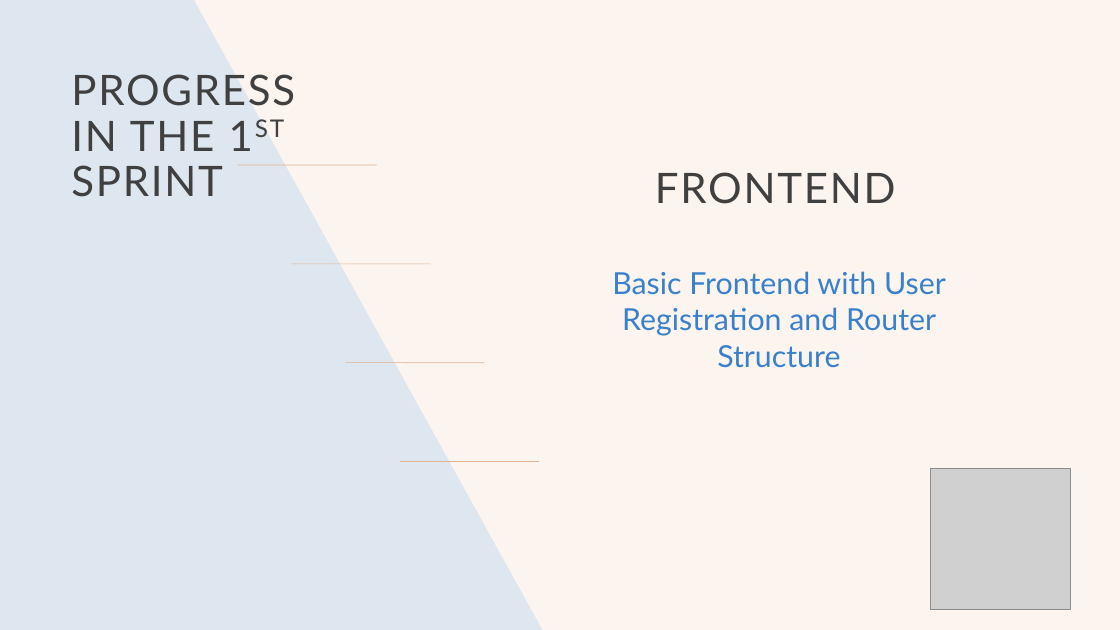
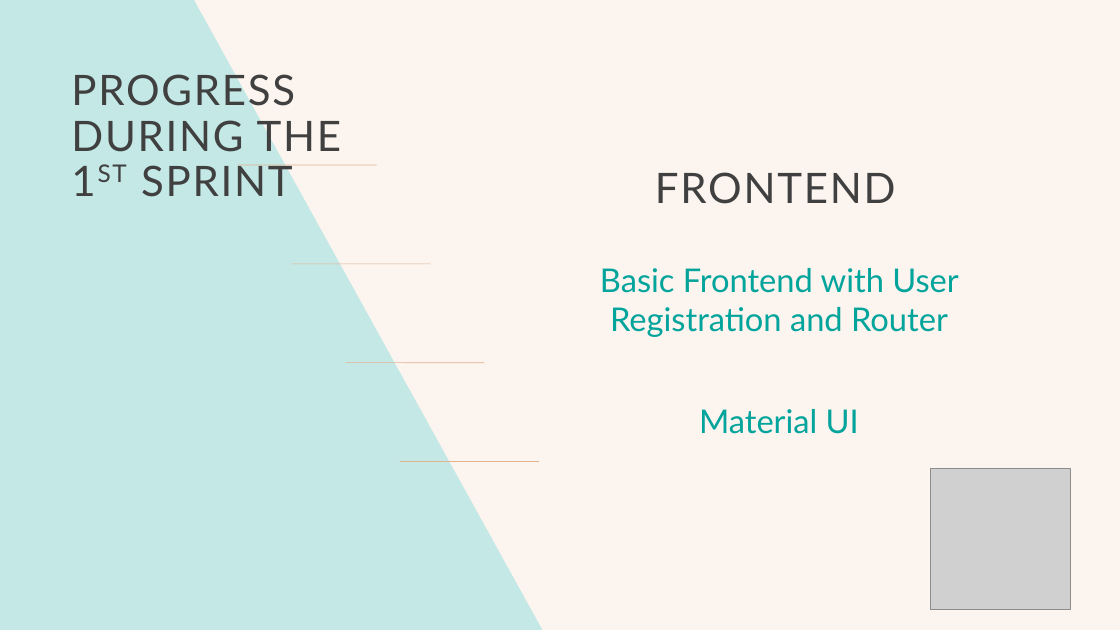
Before and after one commit to lillitaz/codennectApp, a slide deck: slide 4 of codennectPP.odp. Drawn at 1120x630 pixels with LibreOffice and Linux fonts; fonts in the diff are those of the drawing; grey boxes stand for pictures. Boxes give left, top, right and bottom in pixels: in the first picture for what was removed or moved away, otherwise in the second. Text is boxed around its words. In the diff, an @@ line names an element or a change of style, - is before the commit and + after.

```diff
--- a/codennectPP.odp
+++ b/codennectPP.odp
@@ background #DEE6EF to #C4E8E6 @@
@@ title at [71,69,342,197]: text changed @@
-PROGRESS IN THE 1ST SPRINT
+PROGRESS DURING THE 1ST SPRINT
@@ text at [600,268,958,434]: text changed; size 26 to 28 pt; text colour #3A80CB to #03A49B @@
-Basic Frontend with User Registration and Router Structure
+Basic Frontend with User Registration and Router
+Material UI
```
Also in this commit, not shown: 5 other slides changed, 3 other files.
